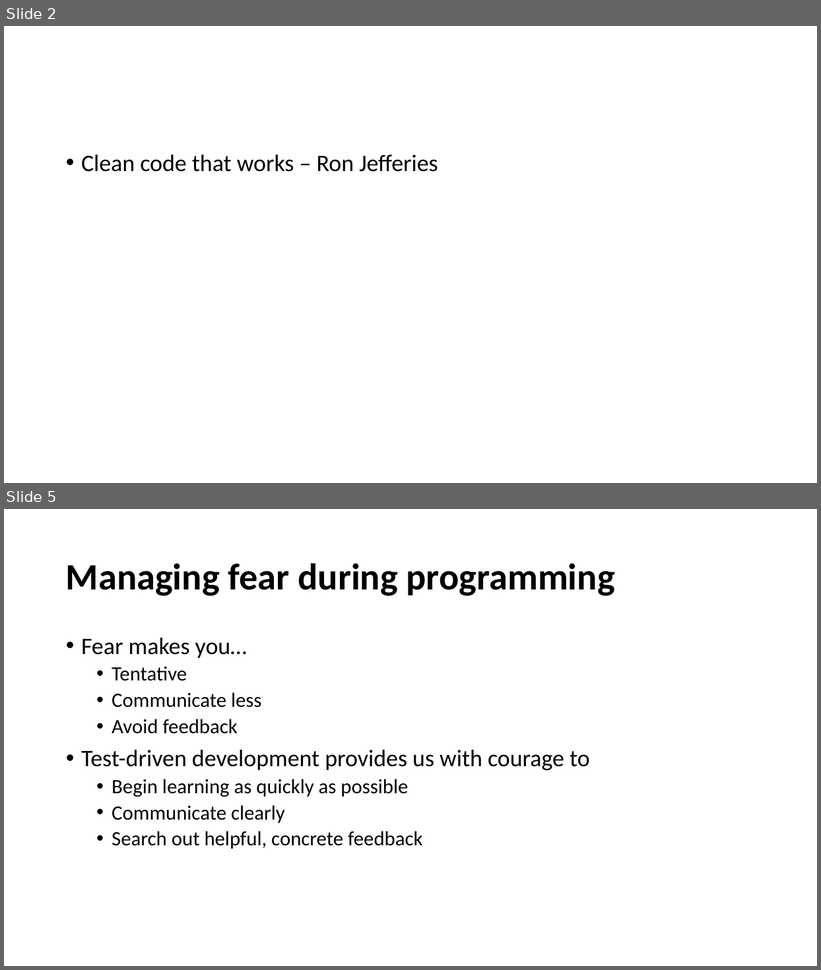
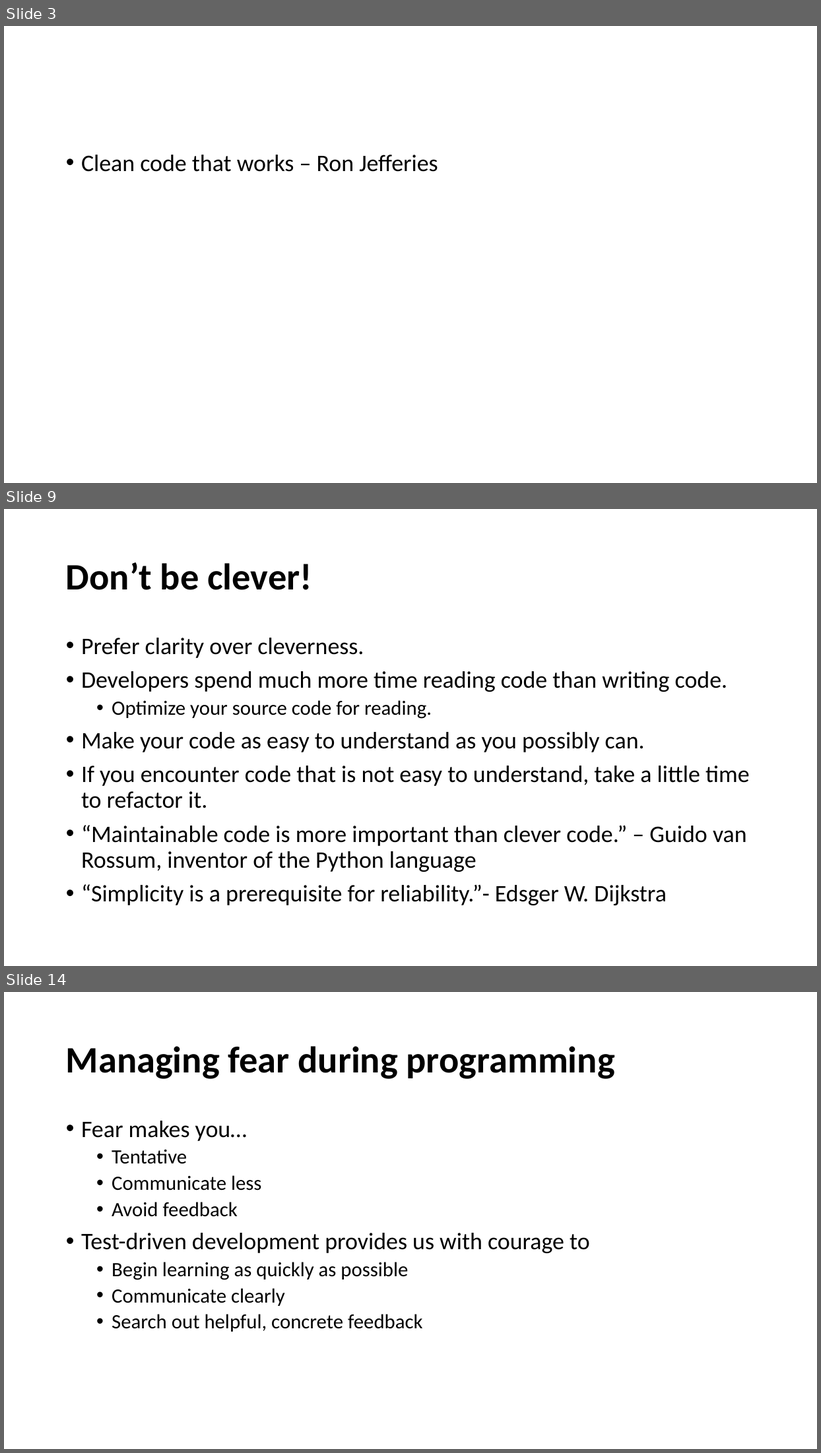
Before and after one commit to cebartling/test-driven, a slide deck: presentations/Introduction to Test-Driven Development.pptx. Shown one above the other, each under a label of ours: slides 2 and 5 before the commit, slides 3, 9 and 14 after it; the slides between them are not shown. The pictures are 821x970 and 821x1453 pixels, drawn with LibreOffice and Linux fonts; fonts in the diff are those of the drawing. Boxes give left, top, right and bottom in pixels: in the first picture for what was removed or moved away, otherwise in the second. Text is boxed around its words. In the diff, an @@ line names an element or a change of style, - is before the commit and + after.

```diff
--- a/presentations/Introduction to Test-Driven Development.pptx
+++ b/presentations/Introduction to Test-Driven Development.pptx
@@ slide 9 added at (4, 509, 817, 966), background #FFFFFF @@
@@ title added at (66, 562, 312, 590), 44 pt, text #000000, bold @@
+Don’t be clever!
@@ text added at (81, 638, 750, 906), 28 pt, text #000000 @@
+• Prefer clarity over cleverness.
+• Developers spend much more time reading code than writing code.
+  • Optimize your source code for reading.
+• Make your code as easy to understand as you possibly can.
+• If you encounter code that is not easy to understand, take a little time to refactor it.
+• “Maintainable code is more important than clever code.” – Guido van Rossum, inventor of the Python language
+• “Simplicity is a prerequisite for reliability.”- Edsger W. Dijkstra
@@ what was slide 2 is now slide 3 @@
@@ what was slide 5 is now slide 14 @@
```
Also in this commit, not shown: 2 slides changed, 14 other slides added.
